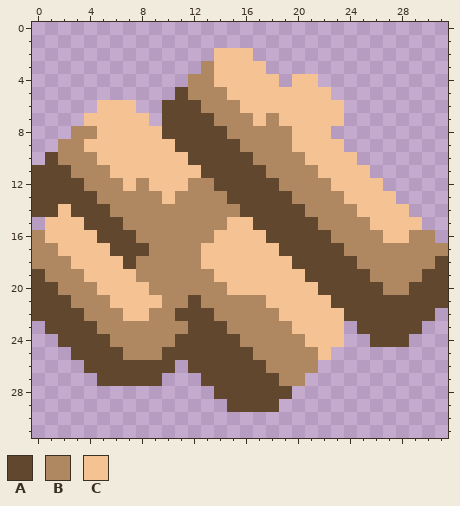
Two versions of one pixel-art sprite, sprites/items/c2-nickel-superalloy.png. Above: the version before the commit.
The file is 32x32 pixels.
Palette (. is transparent): A #61472e  B #af8861  C #f4c293
Pixels before, first column x 0:
 2 ..............CCC...............
 3 .............BCCCC..............
 4 ............BBCCCCC.CC..........
 5 ...........ABBBCCCCCCCC.........
 6 .....CCC..AAABBBCCCCCCCC........
 7 ....CCCCC.AAAABBBCBCCCCC........
 8 ...BBCCCCCAAAAABBBBBCCC.........
 9 ..BBCCCCCCCAAAAABBBBCCCC........
10 .ABBBCCCCCCCAAAAABBBBCCCC.......
11 AAABBBCCCCCCCAAAAABBBBCCCC......
12 AAAABBBCBCCCBBAAAAABBBBCCCC.....
13 AAAAABBBBBCBBBBAAAAABBBBCCCC....
14 AACAAABBBBBBBBBBAAAAABBBBCCCC...
15 .CCCAAABBBBBBBBCCAAAAABBBBCCCC..
16 BCCCCAAABBBBBBCCCCAAAAABBBBCCBB.
17 BBCCCCAAABBBBCCCCCCAAAAABBBBBBBB
18 BBBCCCCABBBBBCCCCCCCAAAAABBBBBBA
19 ABBBCCCCBBBBBBCCCCCCCAAAAABBBBAA
20 AABBBCCCCBBBBBBCCCCCCCAAAAABBAAA
21 AAABBBCCCCBBABBBBBCCCCCAAAAAAAAA
22 AAAABBBCCBBAAABBBBBCCCCCAAAAAAA.
23 .AAAABBBBBBBAAABBBBBCCCC.AAAAA..
24 ..AAAABBBBBAAAAABBBBBCCC..AAA...
25 ...AAAABBBAAAAAAABBBBBC.........
26 ....AAAAAAA.AAAAAABBBB..........
27 .....AAAAA...AAAAAABB...........
28 ..............AAAAAA............
29 ...............AAAA.............
The same view after the edit:
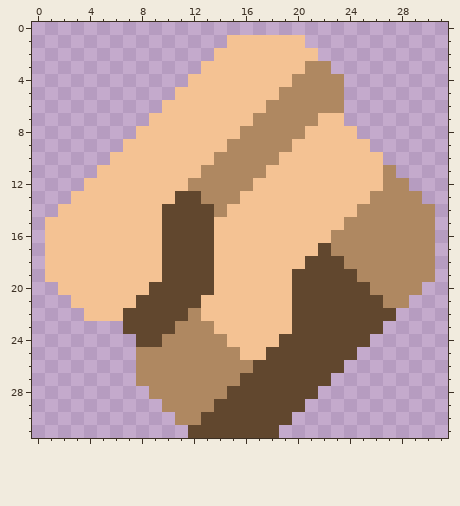
The exact change:
Changed rows in their new state; - is an unchanged pixel.
first column x 0:
 1 ---------------CCCCCC-----------
 2 -----------------CCCCC----------
 3 -------------C----CCCBB---------
 4 ------------CC-----CBBBB--------
 5 -----------CCCC----BBBBB--------
 6 -----...--CCCCCC--BBBBBB--------
 7 ----.....CCCCCCCCB-BBB----------
 8 ---.....--CCCCCC----B--CC-------
 9 --.....----CCCCB--------CC------
10 -.....------CCBBB--CC----CC-----
11 .....C-------BBBBBCCCC----CB----
12 ....CCC-C-----BBBCCCCCC----BB---
13 ...CCCCCCC-AA--BCCCCCCCC--BBBB--
14 ..-CCCCCCCAAAA-CCCCCCCCCCBBBBBB-
15 ----CCCCCCAAAAC--CCCCCCC--BBBBB-
16 .----CCCCCAAAA----CCCCC----BB---
17 .C----CCCCAAAA-----CCC-B-------.
18 .CC----CCCAAAA------C---B------.
19 .CCC----CCAAAA------A----B----B.
20 ..CCC----AAAAAC-----AA----B--B..
21 ...CCC--AAAA-CCCCC--AAA----BB...
22 ....CCCAAAA-BCCCCCC-AAAA----...-
23 -......AAAA-BBCCCCCCAAAAA--...--
24 --......AA-BBBBCCCCAAAAAAA...---
25 ---.....--BBBBBBCCAAAAAAA-------
26 ----....BBBBBBBBB-AAAAAA--------
27 -----...BBBBBBBB---AAAA---------
28 ---------BBBBBB-----AA----------
29 ----------BBBBA----AA-----------
30 -----------BBAAAAAAA------------
31 ------------AAAAAAA-------------
Where, in picture pixels (left, top, right, bottom), the same in both pictures:
changed: (32, 35, 448, 438)
